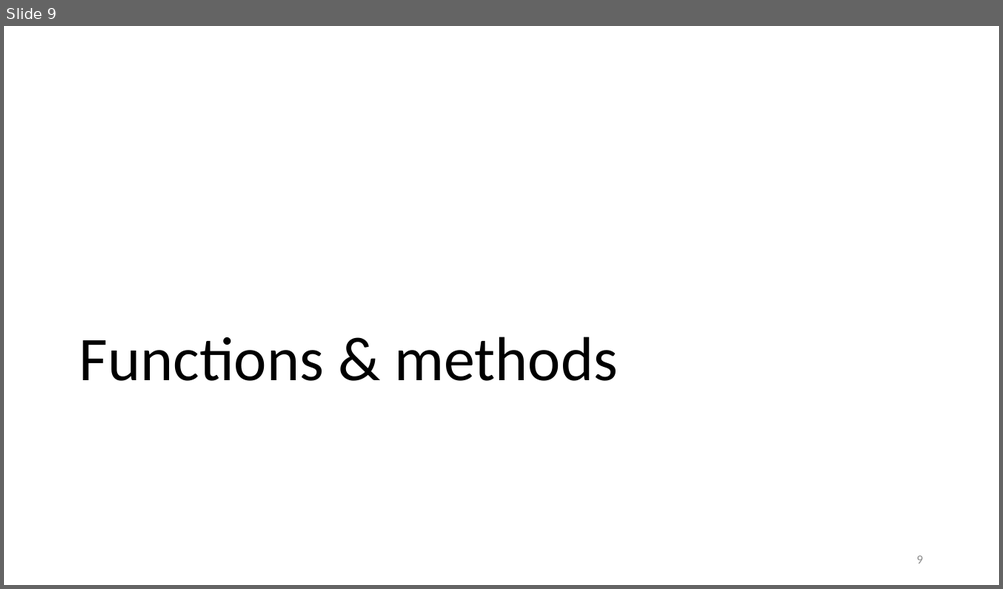
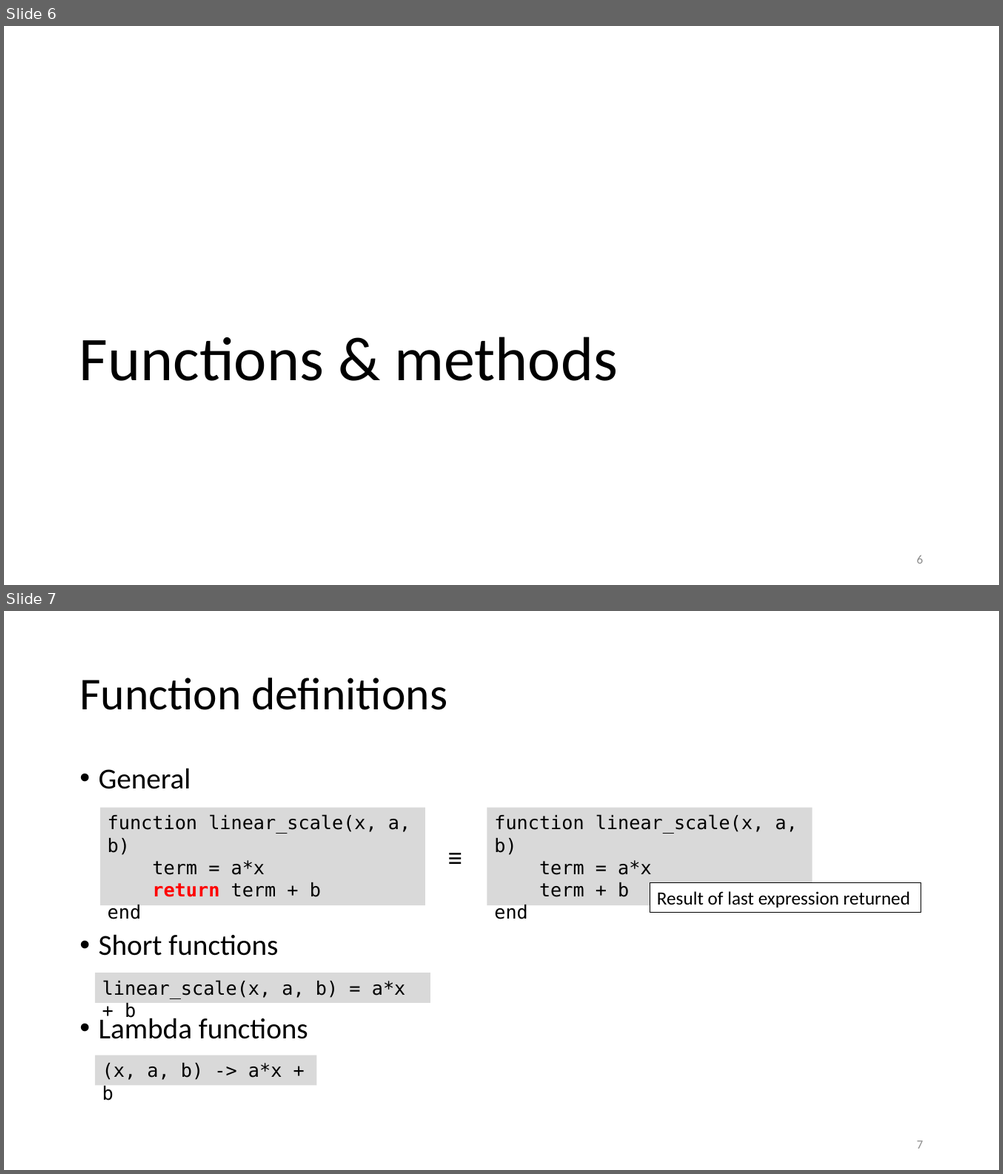
Before and after one commit to gjbex/Julia_good_bad_ugly, a slide deck: Julia,_good_back_ugly.pptx. Shown one above the other, each under a label of ours: slide 9 before the commit, slides 6 and 7 after it. The pictures are 1003x589 and 1003x1174 pixels, drawn with LibreOffice and Linux fonts; fonts in the diff are those of the drawing. Boxes give left, top, right and bottom in pixels: in the first picture for what was removed or moved away, otherwise in the second. Text is boxed around its words. In the diff, an @@ line names an element or a change of style, - is before the commit and + after.

```diff
--- a/Julia,_good_back_ugly.pptx
+++ b/Julia,_good_back_ugly.pptx
@@ slide 7 added at (4,611,999,1170), background #FFFFFF @@
@@ title added at (79,678,447,710), 44 pt, text #000000 @@
+Function definitions
@@ text added at (99,768,308,1039), 28 pt, text #000000 @@
+• General
+• Short functions
+• Lambda functions
@@ rectangle added at (100,808,426,906), fill #D9D9D9, 18 pt, text #000000 @@
+function linear_scale(x, a, b)
+term = a*x
+return term + b
+end
@@ rectangle added at (486,808,812,906), fill #D9D9D9, 18 pt, text #000000 @@
+function linear_scale(x, a, b)
+term = a*x
+term + b
+end
@@ text added at (441,835,472,878), 28 pt, text #000000 @@
+≡
@@ rectangle added at (649,883,921,912), fill #FFFFFF, outline #000000 0.75 pt, 18 pt, text #000000 @@
+Result of last expression returned
@@ rectangle added at (95,973,431,1002), fill #D9D9D9, 18 pt, text #000000 @@
+linear_scale(x, a, b) = a*x + b
@@ rectangle added at (95,1056,316,1085), fill #D9D9D9, 18 pt, text #000000 @@
+(x, a, b) -> a*x + b
@@ page number added at (916,1141,922,1149), 12 pt, text #8C8C8C @@
+7
@@ what was slide 9 is now slide 6 @@
@@ page number at (916,556,922,564): text changed @@
-9
+6
```
Also in this commit, not shown: 3 slides changed, 13 other slides added, 1 slide removed.
